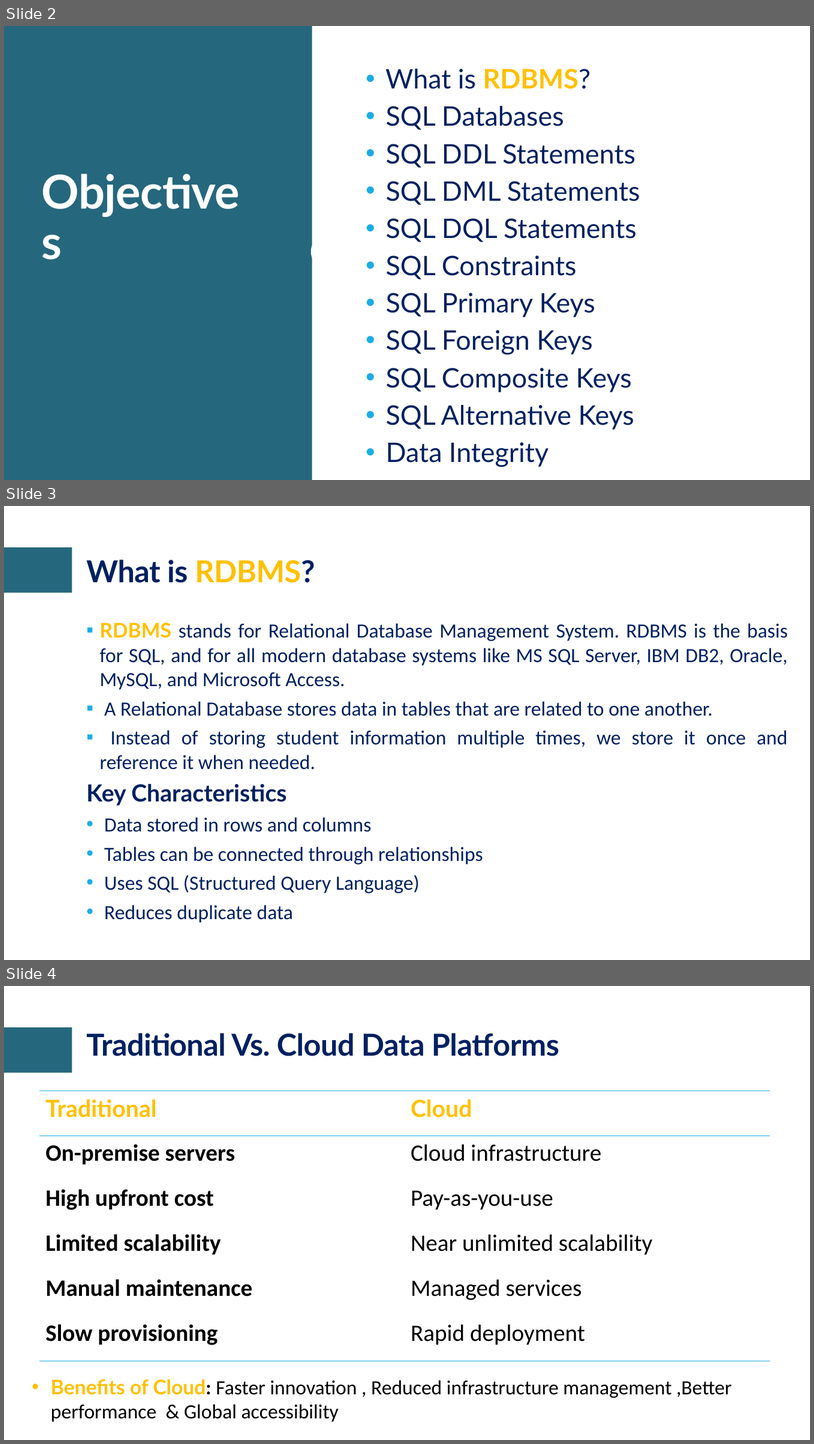
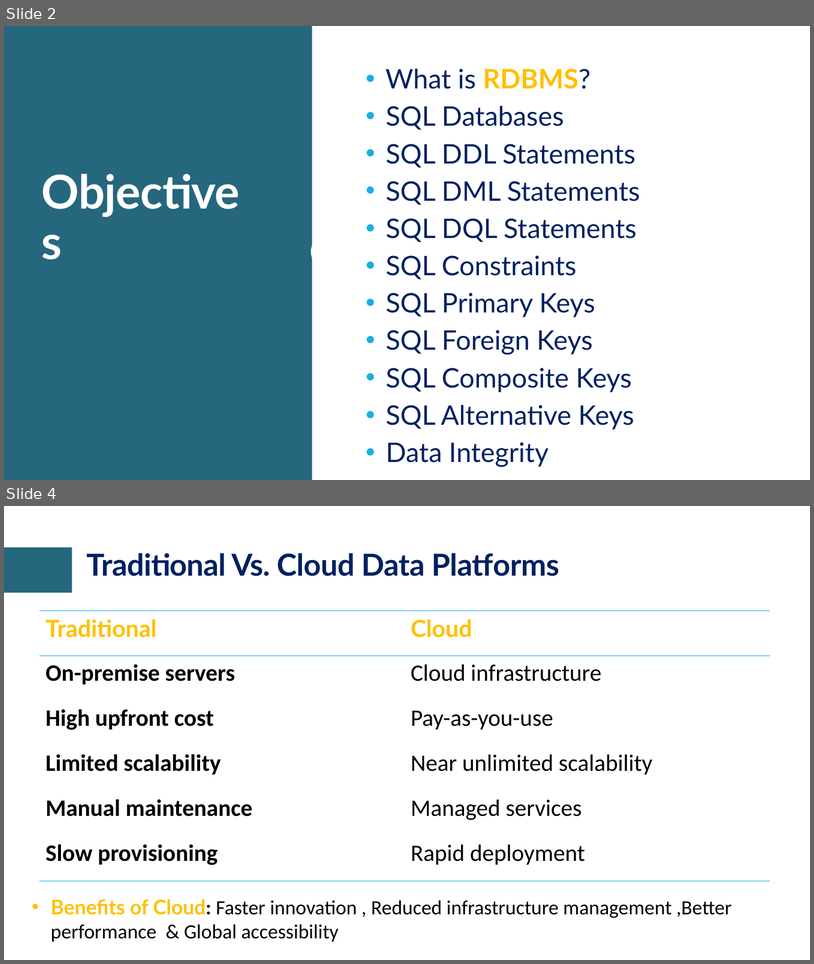
Before and after one commit to craftmulesoft/DataEngineering, a slide deck: Module 3 - Cloud Warehousing & Data Transformation/Cloud Data Platforms & Date Warehousing.pptx. Shown one above the other, each under a label of ours: slides 2, 3 and 4 before the commit, slides 2 and 4 after it; the slides between them are not shown. The pictures are 814x1444 and 814x964 pixels, drawn with LibreOffice and Linux fonts; fonts in the diff are those of the drawing; background and template pictures are left out. Boxes give left, top, right and bottom in pixels: in the first picture for what was removed or moved away, otherwise in the second. Text is boxed around its words. In the diff, an @@ line names an element or a change of style, - is before the commit and + after.

Commit message:
Data Engineering Acclerator Program

```diff
--- a/Module 3 - Cloud Warehousing & Data Transformation/Cloud Data Platforms & Date Warehousing.pptx
+++ b/Module 3 - Cloud Warehousing & Data Transformation/Cloud Data Platforms & Date Warehousing.pptx
@@ slide 3 removed at <box>4,506,810,960</box>, background #FFFFFF; not listed: 1 template element that a slide beside it also shows @@
@@ title removed at <box>86,559,315,583</box> @@
-What is RDBMS?
@@ text removed at <box>86,622,788,922</box> @@
-▪ RDBMS stands for Relational Database Management System. RDBMS is the basis for SQL, and for all modern database systems like MS SQL Server, IBM DB2, Oracle, MySQL, and Microsoft Access.
-▪ A Relational Database stores data in tables that are related to one another.
-▪ Instead of storing student information multiple times, we store it once and reference it when needed.
-Key Characteristics
-• Data stored in rows and columns
-• Tables can be connected through relationships
-• Uses SQL (Structured Query Language)
-• Reduces duplicate data
```
Also in this commit, not shown: 1 slide changed, 10 slides added, 2 other files.
